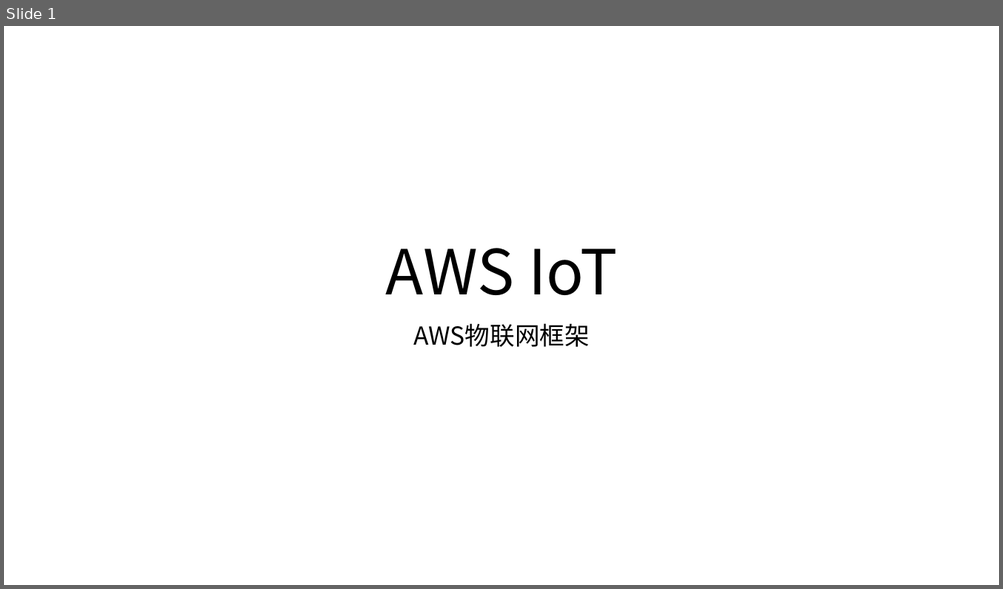
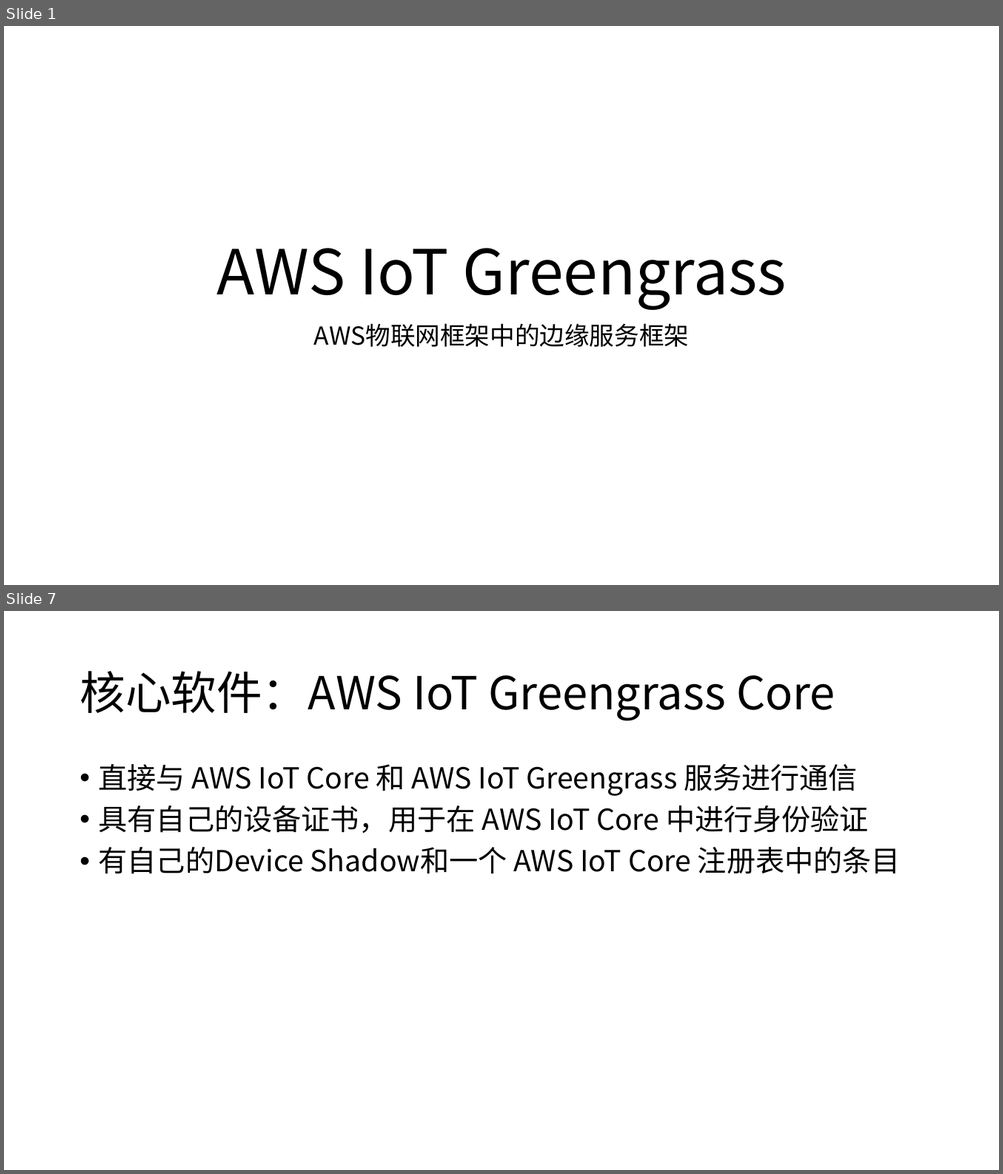
Before and after one commit to yindaheng98/Notebook, a slide deck: 学习笔记/边缘计算/AWSIoT.pptx. Shown one above the other, each under a label of ours: slide 1 before the commit, slides 1 and 7 after it; the slides between them are not shown. The pictures are 1003x589 and 1003x1174 pixels, drawn with LibreOffice and Linux fonts; fonts in the diff are those of the drawing. Boxes give left, top, right and bottom in pixels: in the first picture for what was removed or moved away, otherwise in the second. Text is boxed around its words. In the diff, an @@ line names an element or a change of style, - is before the commit and + after.

```diff
--- a/学习笔记/边缘计算/AWSIoT.pptx
+++ b/学习笔记/边缘计算/AWSIoT.pptx
@@ slide 7 added at box(4, 611, 999, 1170), background #FFFFFF @@
@@ title added at box(79, 671, 835, 721), 44 pt, text #000000 @@
+核心软件：AWS IoT Greengrass Core
@@ text added at box(99, 764, 900, 874), 28 pt, text #000000 @@
+• 直接与 AWS IoT Core 和 AWS IoT Greengrass 服务进行通信
+• 具有自己的设备证书，用于在 AWS IoT Core 中进行身份验证
+• 有自己的Device Shadow和一个 AWS IoT Core 注册表中的条目
@@ slide 1 changed as well @@
@@ title at box(216, 248, 786, 310): text changed @@
-AWS IoT
+AWS IoT Greengrass
@@ subtitle at box(314, 323, 689, 347): text changed @@
-AWS物联网框架
+AWS物联网框架中的边缘服务框架
```
Also in this commit, not shown: 6 other slides added, 2 slides removed.
